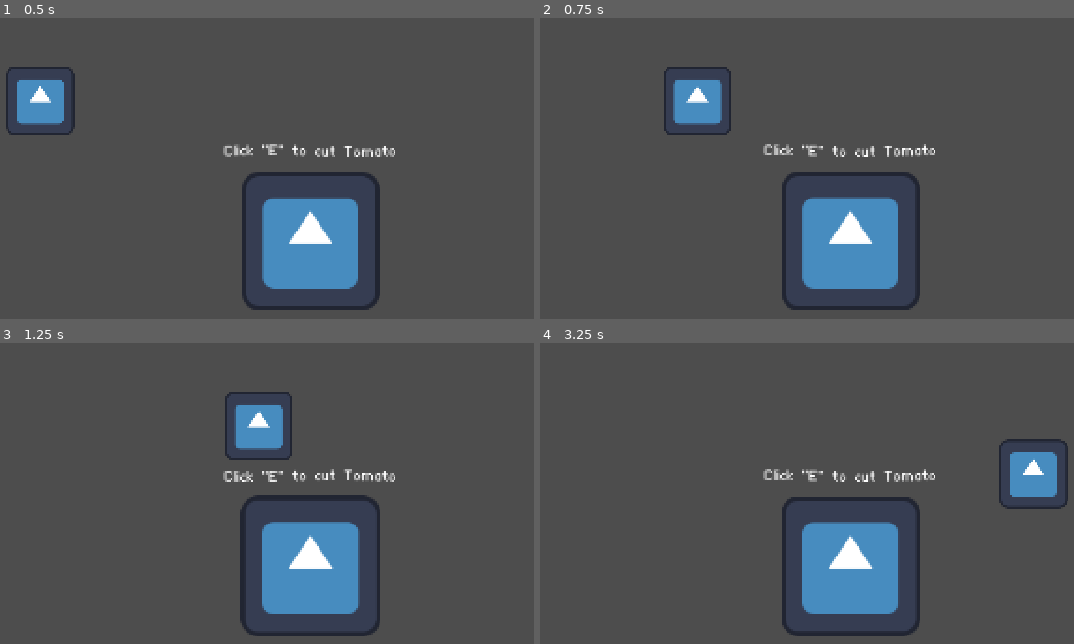
Above: before the commit, frames 1-4 (two rows, left to right).
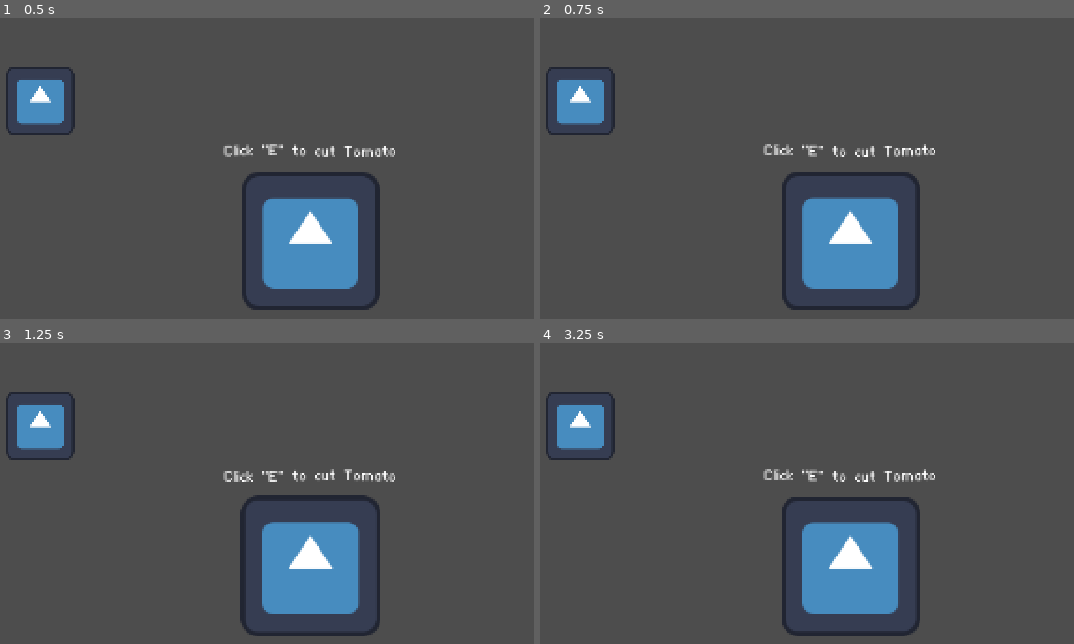
Above: after the commit, the same moments.

Repository: arrowira/minijamegam59
Game: Godot game, scene res://Scenes/main.tscn
Same seed, same stepped clock (60 frames per second), same inputs: the game is played once before the commit and once after it. The engine's default icon, where the game draws it, is replaced by a stand-in: a white triangle on a blue panel in a dark square.
Inputs:
- Up to frame 1 (0.5 s): no input
- Up to frame 2 (0.75 s): tap E (interact) at 0.5 s; hold D (right) from 0.53 s (still down); tap Space (dash) at 0.6 s
- Up to frame 3 (1.25 s): keep holding D (right); tap E (interact) at 0.8 s
- Up to frame 4 (3.25 s): tap E (interact) at 1.25, 1.35, 2, 2.75, 3.05 s; release D (right) at 1.28 s; hold S (down) 1.28-2.03 s; tap Q (drop, bound only after the commit) at 1.55, 2.1 s; hold D (right) 2.03-2.78 s; tap Space (dash) at 2.3, 2.85 s; hold W (up) from 2.78 s (still down)

Frame 1 is identical in both runs. In frame 2, 3.4% of the frame differs, in the area x 1-36%, y 16-39%; in frame 3, 3.4%; in frame 4, 3.5%, in the area x 1-99%, y 16-56%.
Error after the commit: Invalid operands 'Vector2' and 'Nil' in operator '*'. (res://Scripts/PlayerMovement.gd:23)

Commit message:
Pickup System

Diff:
--- a/project/Scenes/Tomato.tscn
+++ b/project/Scenes/Tomato.tscn
@@ -5,7 +5,7 @@
 [ext_resource type="FontFile" uid="uid://bo0ekwqflbirw" path="res://at01.ttf" id="3_2qcg0"]
 
 [sub_resource type="RectangleShape2D" id="RectangleShape2D_y4eav"]
-size = Vector2(257, 255)
+size = Vector2(340, 322)
 
 [node name="Tomato" type="Node2D" unique_id=1995840475]
 script = ExtResource("1_xyqmk")
@@ -29,5 +29,8 @@
 scale = Vector2(0.5, 0.5)
 
 [node name="CollisionShape2D" type="CollisionShape2D" parent="Sprite/Collider" unique_id=1314472397]
-position = Vector2(-0.5, 0.5)
+position = Vector2(-2, -7)
 shape = SubResource("RectangleShape2D_y4eav")
+
+[connection signal="area_entered" from="Sprite/Collider" to="." method="_on_collider_area_entered"]
+[connection signal="area_exited" from="Sprite/Collider" to="." method="_on_collider_area_exited"]
--- a/project/Scenes/main.tscn
+++ b/project/Scenes/main.tscn
@@ -7,6 +7,8 @@
 
 [node name="player" parent="." unique_id=1095727682 instance=ExtResource("1_bo1nx")]
 position = Vector2(185, 159)
+speed = null
+dashSpeed = null
 
 [node name="Tomato" parent="." unique_id=1995840475 instance=ExtResource("2_8gbba")]
 position = Vector2(691, 418)
--- a/project/Scenes/player.tscn
+++ b/project/Scenes/player.tscn
@@ -5,6 +5,8 @@
 
 [sub_resource type="CircleShape2D" id="CircleShape2D_hqtel"]
 radius = 71.30919
+
+[sub_resource type="CircleShape2D" id="CircleShape2D_cvnsp"]
 
 [node name="player" type="CharacterBody2D" unique_id=1095727682]
 script = ExtResource("1_onrkg")
@@ -23,5 +25,11 @@
 [node name="DashCD" type="Timer" parent="." unique_id=2137965624]
 one_shot = true
 
+[node name="PlayerArea" type="Area2D" parent="." unique_id=803231478]
+
+[node name="Hitbox" type="CollisionShape2D" parent="PlayerArea" unique_id=364832901]
+shape = SubResource("CircleShape2D_cvnsp")
+
 [connection signal="timeout" from="DashTimer" to="." method="_on_dash_timer_timeout"]
 [connection signal="timeout" from="DashCD" to="." method="_on_dash_cd_timeout"]
+[connection signal="area_exited" from="PlayerArea" to="." method="_on_player_area_area_exited"]
--- a/project/Scripts/PlayerMovement.gd
+++ b/project/Scripts/PlayerMovement.gd
@@ -7,6 +7,10 @@
 var dashing = false
 var dashingCD = false
 var direction
+
+var Hand = 0 #0 = hand empty
+
+
 func _physics_process(delta: float) -> void:
 	if Input.is_action_just_pressed("dash") and !dashingCD:
 		print("dash")
@@ -18,6 +22,9 @@
 		direction = Vector2(Input.get_axis("left", "right"),Input.get_axis("up", "down")).normalized()
 		velocity = direction*speed
 
+	if(Input.is_action_just_pressed("drop") && Hand!=0):
+		Hand = 0
+		#Drop Code
 
 	move_and_slide()
 
--- a/project/Scripts/TManager.gd
+++ b/project/Scripts/TManager.gd
@@ -4,6 +4,7 @@
 var Grab = true
 var ToGrab = 0
 var IdleTween
+var PIn = false
 
 func _ready():
 	IdleTween = get_tree().create_tween()
@@ -20,3 +21,15 @@
 			ToGrab = 0
 			Grab = true
 			IdleTween.play()
+
+	if(PIn == true && Input.is_action_just_pressed("interact") && get_parent().get_node("player").Hand == 0):
+		get_parent().get_node("player").Hand = 1
+		Grab = false
+
+func _on_collider_area_entered(area: Area2D) -> void:
+	if(area.name == "PlayerArea"):
+		PIn = true
+
+func _on_collider_area_exited(area: Area2D) -> void:
+	if(area.name == "PlayerArea"):
+		PIn = false
--- a/project/project.godot
+++ b/project/project.godot
@@ -53,6 +53,11 @@
 "events": [Object(InputEventKey,"resource_local_to_scene":false,"resource_name":"","device":-1,"window_id":0,"alt_press …(192 unchanged characters)…
 ]
 }
+drop={
+"deadzone": 0.2,
+"events": [Object(InputEventKey,"resource_local_to_scene":false,"resource_name":"","device":-1,"window_id":0,"alt_pressed":false,"shift_pressed":false,"ctrl_pressed":false,"meta_pressed":false,"pressed":false,"keycode":0,"physical_keycode":81,"key_label":0,"unicode":113,"location":0,"echo":false,"script":null)
+]
+}
 
 [physics]
 
